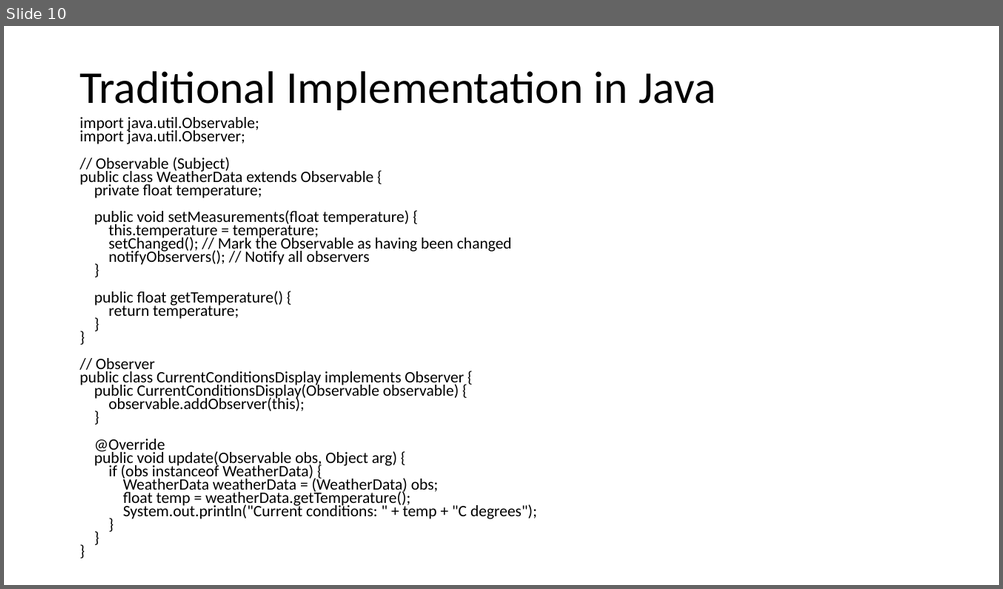
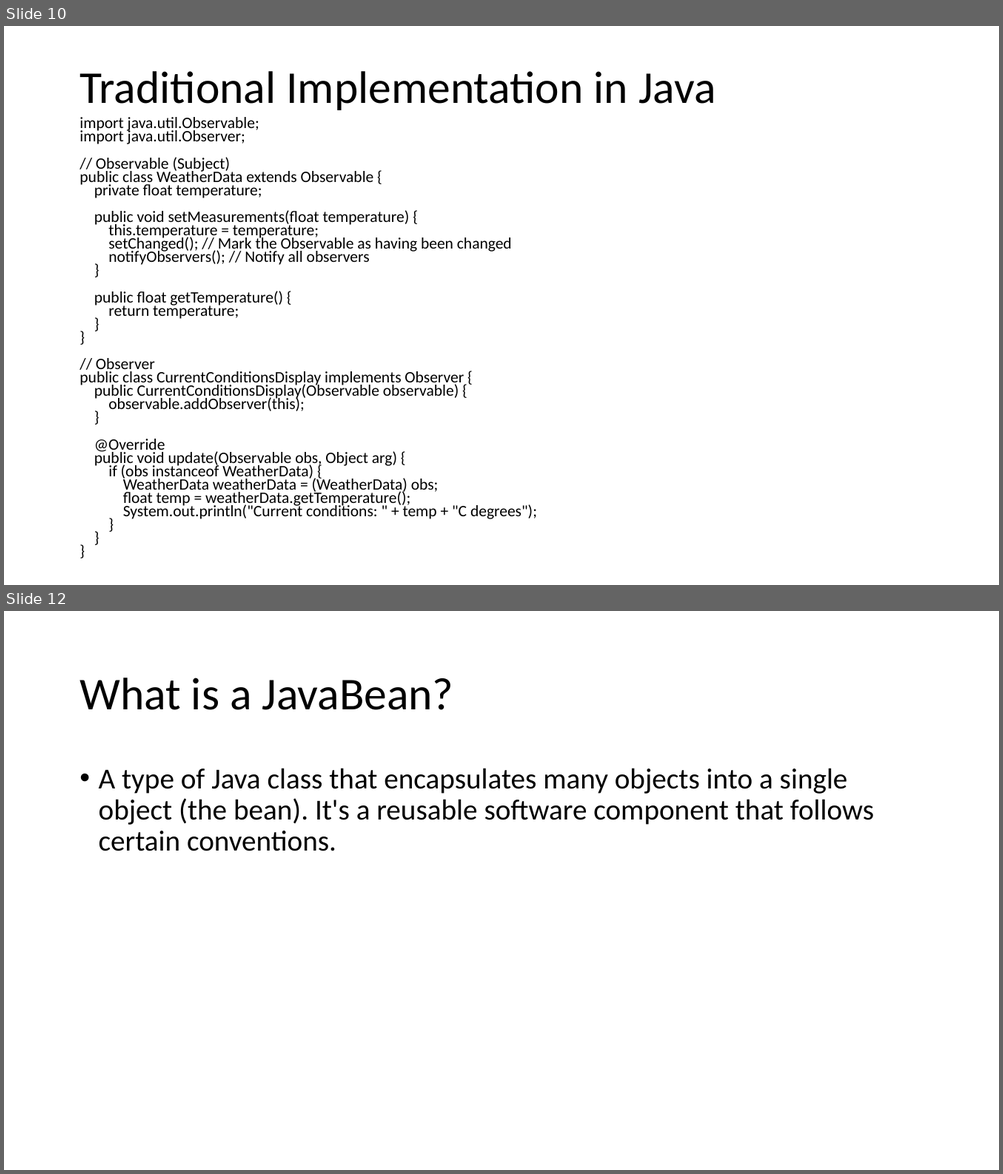
Before and after one commit to ChenTheInstructor/CSE248, a slide deck: Observer Design Pattern.pptx. Shown one above the other, each under a label of ours: slide 10 before the commit, slides 10 and 12 after it; the slides between them are not shown. The pictures are 1003x589 and 1003x1174 pixels, drawn with LibreOffice and Linux fonts; fonts in the diff are those of the drawing. Boxes give left, top, right and bottom in pixels: in the first picture for what was removed or moved away, otherwise in the second. Text is boxed around its words. In the diff, an @@ line names an element or a change of style, - is before the commit and + after.

```diff
--- a/Observer Design Pattern.pptx
+++ b/Observer Design Pattern.pptx
@@ slide 12 added at [4, 611, 999, 1170], background #FFFFFF @@
@@ title added at [79, 678, 454, 710], 44 pt, text #000000 @@
+What is a JavaBean?
@@ text added at [99, 768, 874, 851], 28 pt, text #000000 @@
+• A type of Java class that encapsulates many objects into a single object (the bean). It's a reusable software component that follows certain conventions.
```
Also in this commit, not shown: 1 slide changed, 22 other slides added, 4 other files.
